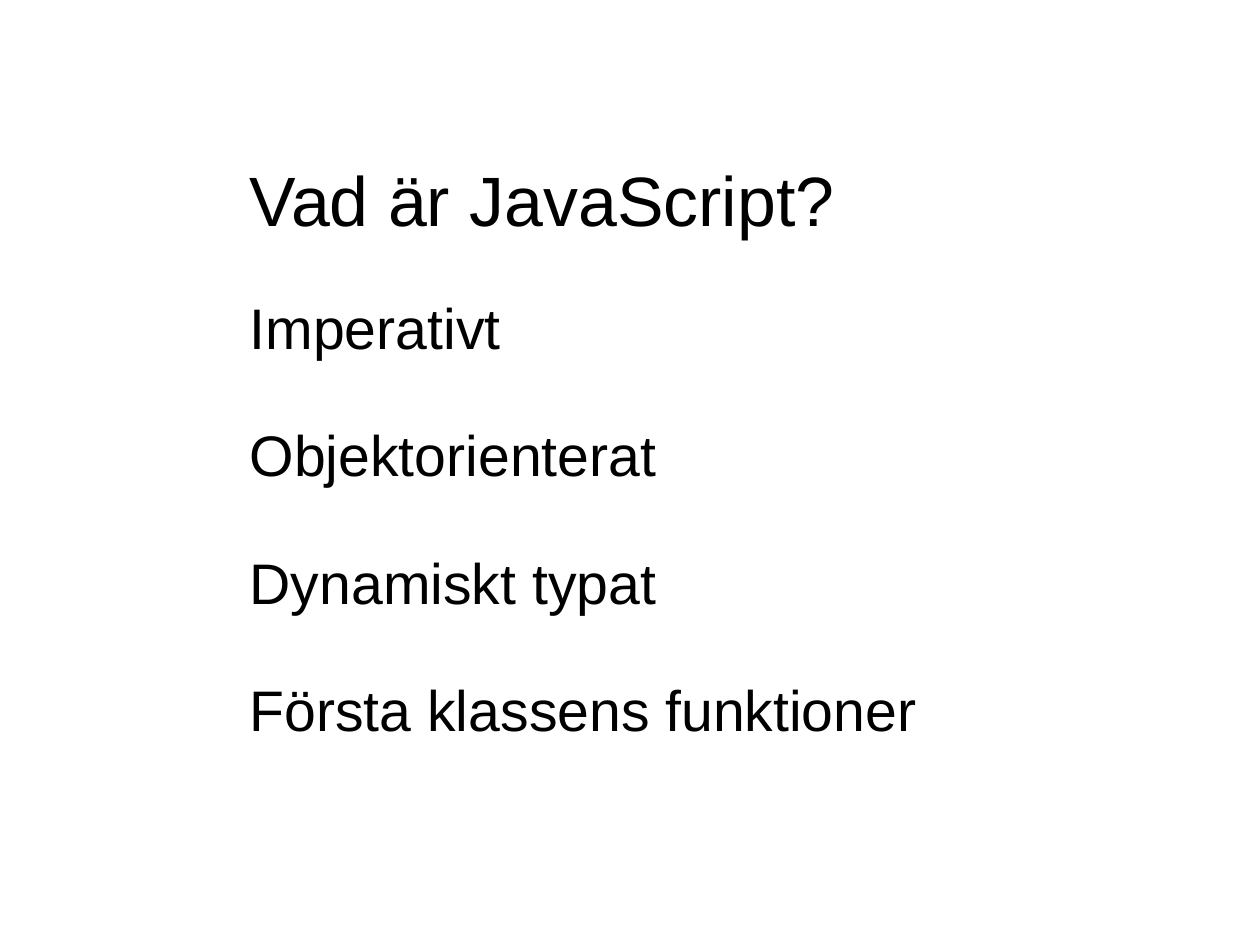
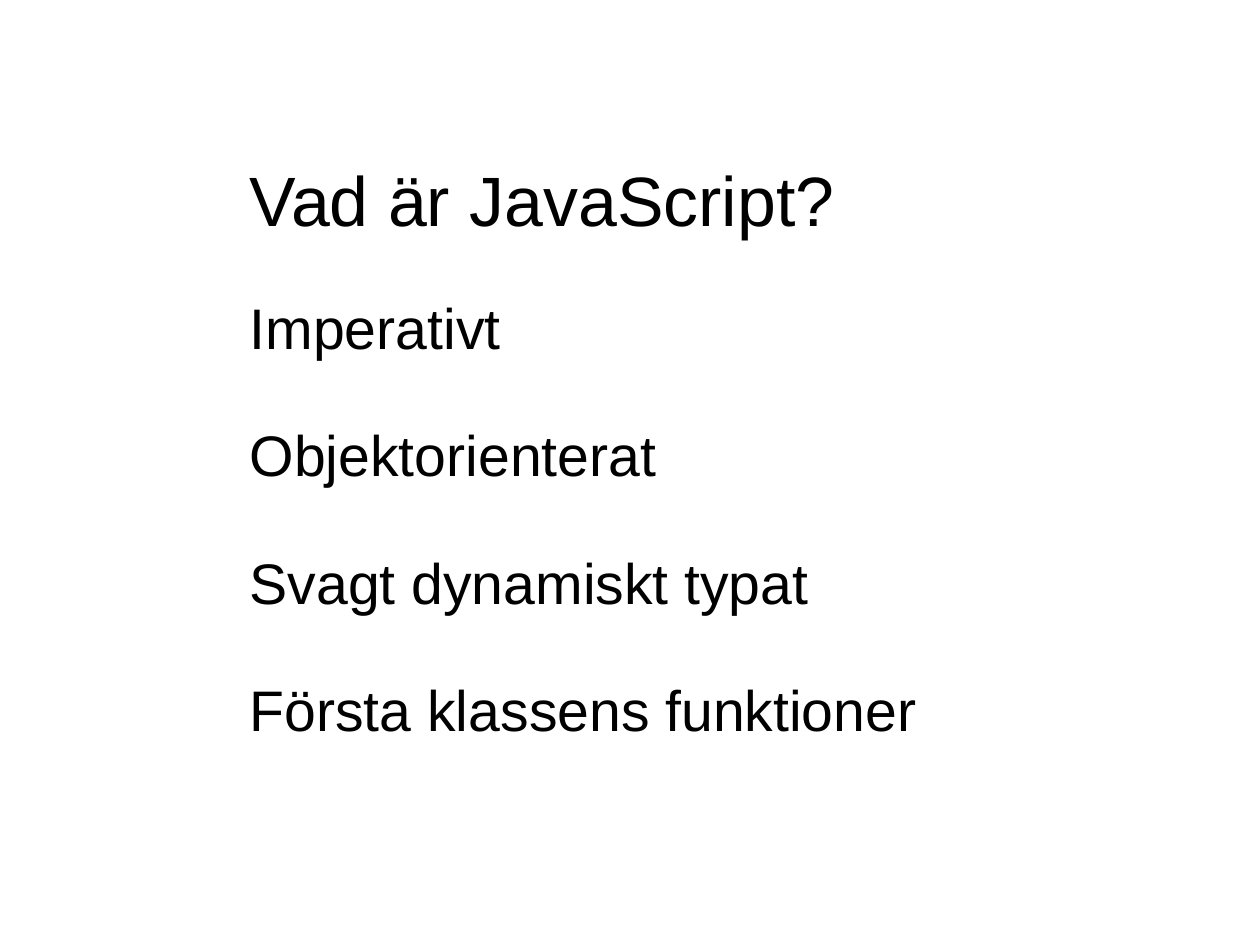
Before and after one commit to evilcandybag/JSHC, a slide deck: slide 13 of report/presentation.ppt. Drawn at 1260x945 pixels with LibreOffice and Linux fonts; fonts in the diff are those of the drawing. Boxes give left, top, right and bottom in pixels: in the first picture for what was removed or moved away, otherwise in the second. Text is boxed around its words. In the diff, an @@ line names an element or a change of style, - is before the commit and + after.

```diff
--- a/report/presentation.ppt
+++ b/report/presentation.ppt
@@ text at (250, 562, 809, 615): text changed @@
-Dynamiskt typat
+Svagt dynamiskt typat
```
Also in this commit, not shown: 1 other slide changed, 1 other file.
